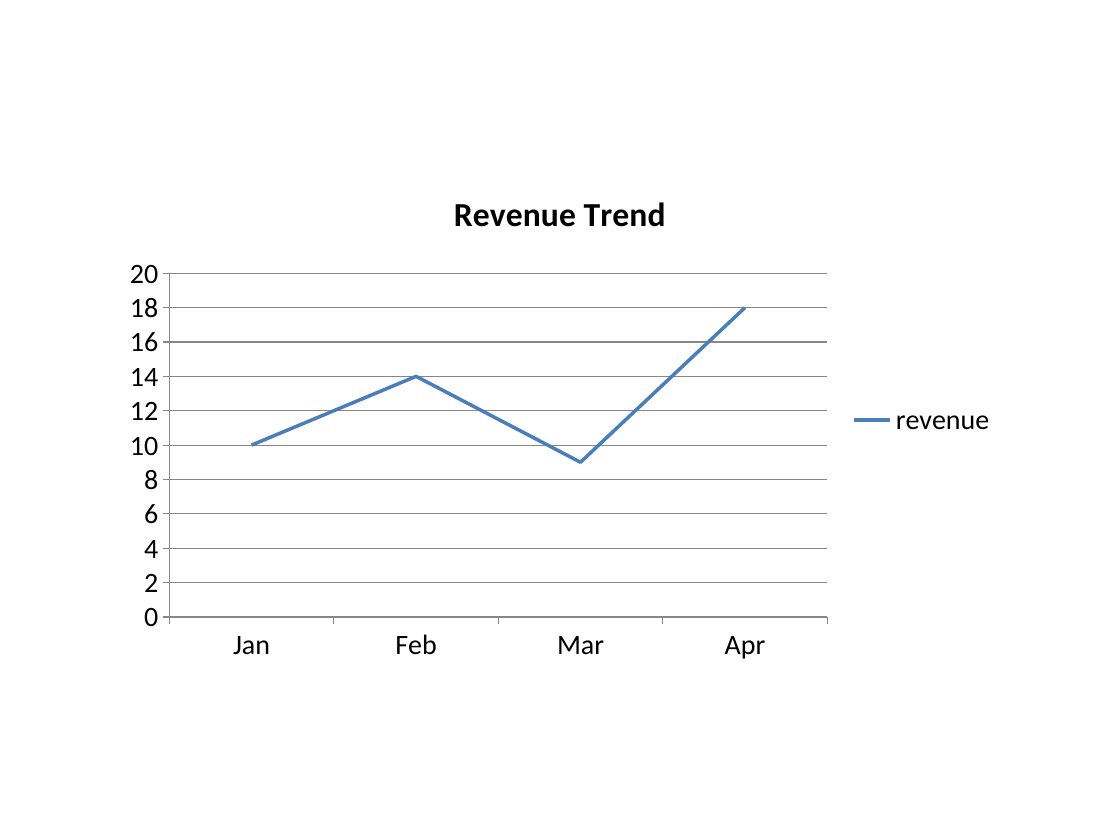
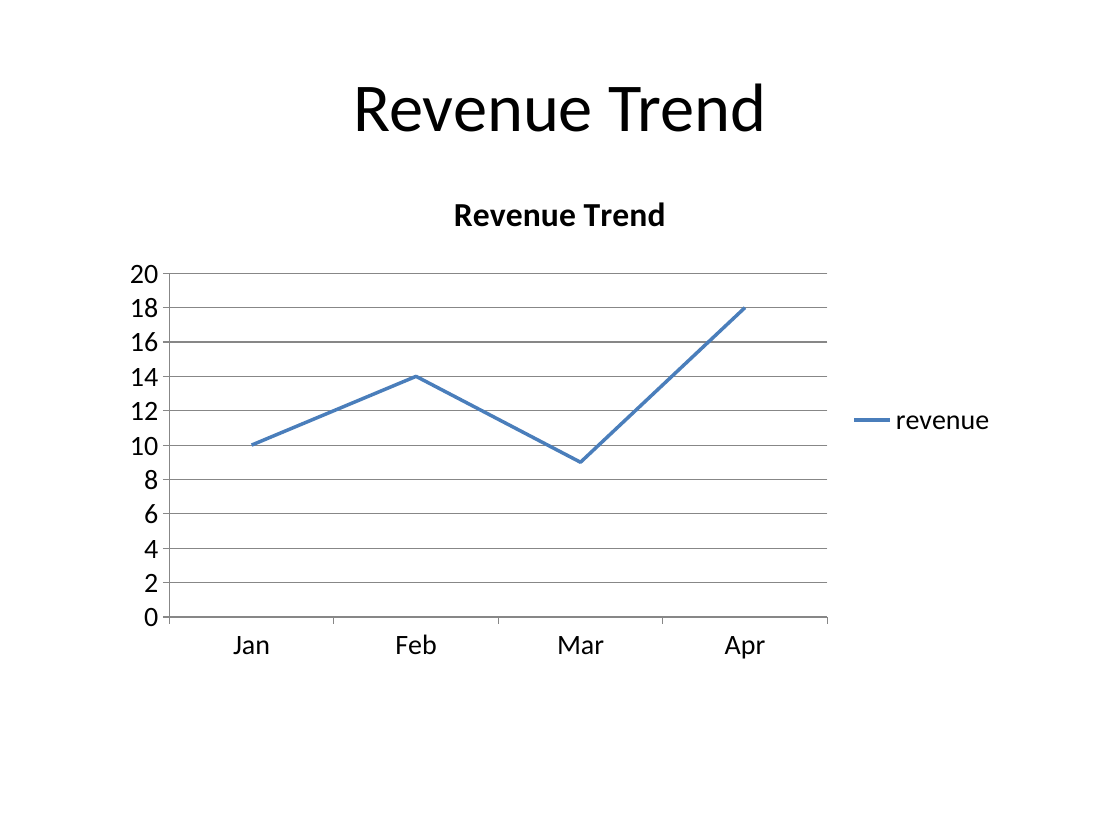
Before and after one commit to josephcobb111/deckbridge, a slide deck: slide 2 of notebooks/demo.pptx. Drawn at 1120x840 pixels with LibreOffice and Linux fonts; fonts in the diff are those of the drawing. Boxes give left, top, right and bottom in pixels: in the first picture for what was removed or moved away, otherwise in the second. Text is boxed around its words. In the diff, an @@ line names an element or a change of style, - is before the commit and + after.

Commit message:
pptx slide title on chart slide

```diff
--- a/notebooks/demo.pptx
+++ b/notebooks/demo.pptx
@@ title added at [353,83,766,132], 44 pt, text #000000 @@
+Revenue Trend
```
Also in this commit, not shown: 1 other file.
